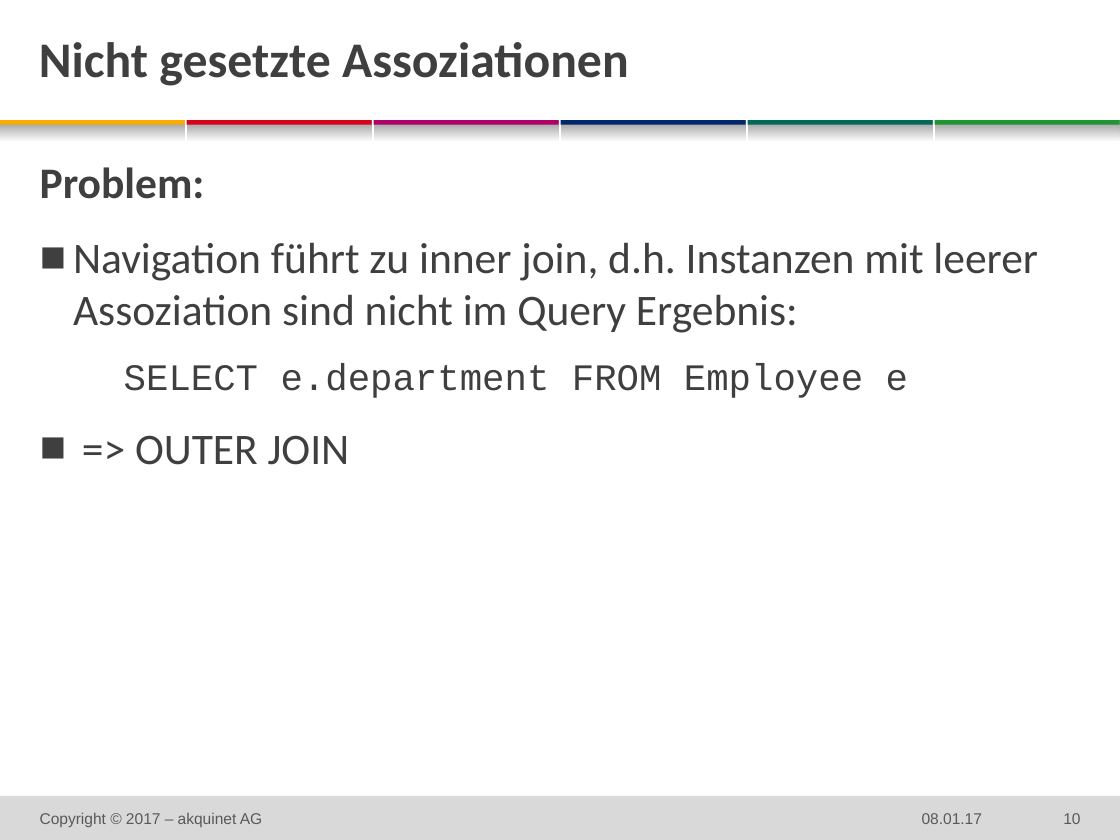
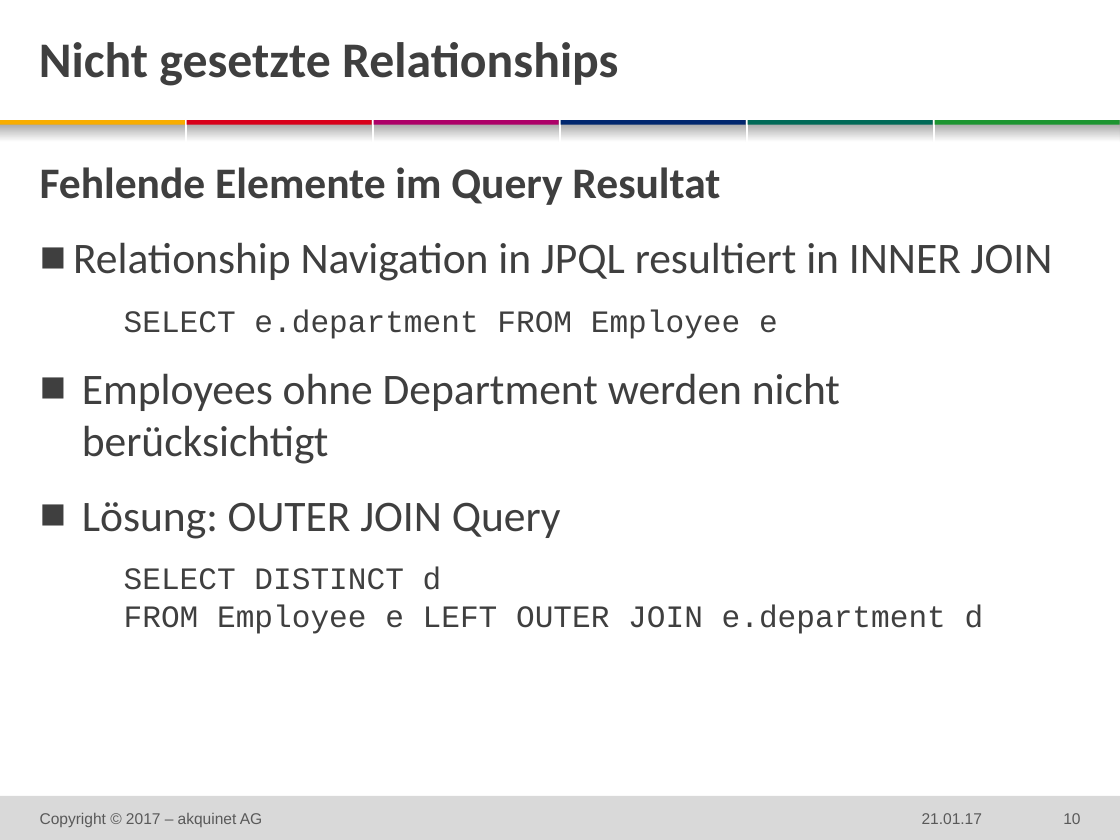
Before and after one commit to techatspree/jpapitfalls, a slide deck: slide 10 of 2016-xx-xx DF JPA Pitfalls.pptx. Drawn at 1120x840 pixels with LibreOffice and Linux fonts; fonts in the diff are those of the drawing; background and template pictures are left out. Boxes give left, top, right and bottom in pixels: in the first picture for what was removed or moved away, otherwise in the second. Text is boxed around its words. In the diff, an @@ line names an element or a change of style, - is before the commit and + after.

```diff
--- a/2016-xx-xx DF JPA Pitfalls.pptx
+++ b/2016-xx-xx DF JPA Pitfalls.pptx
@@ title at bbox=[39, 42, 618, 86]: text changed @@
-Nicht gesetzte Assoziationen
+Nicht gesetzte Relationships
@@ text at bbox=[40, 167, 1053, 281]: text changed @@
-Problem:
-  ■ Navigation führt zu inner join, d.h. Instanzen mit leerer Assoziation sind nicht im Query Ergebnis:
+Fehlende Elemente im Query Resultat
+  ■ Relationship Navigation in JPQL resultiert in INNER JOIN
@@ text at bbox=[124, 309, 778, 339]: size 24 to 20 pt in "SELECT e.department FROM Employee e" @@
@@ text at bbox=[82, 373, 984, 634]: text changed @@
-  ■ => OUTER JOIN
+  ■ Employees ohne Department werden nicht berücksichtigt
+  ■ Lösung: OUTER JOIN Query
+    SELECT DISTINCT d
+    FROM Employee e LEFT OUTER JOIN e.department d
@@ text at bbox=[922, 813, 982, 824]: text changed @@
-08.01.17
+21.01.17
```
Also in this commit, not shown: 16 other slides changed, 1 other file.
